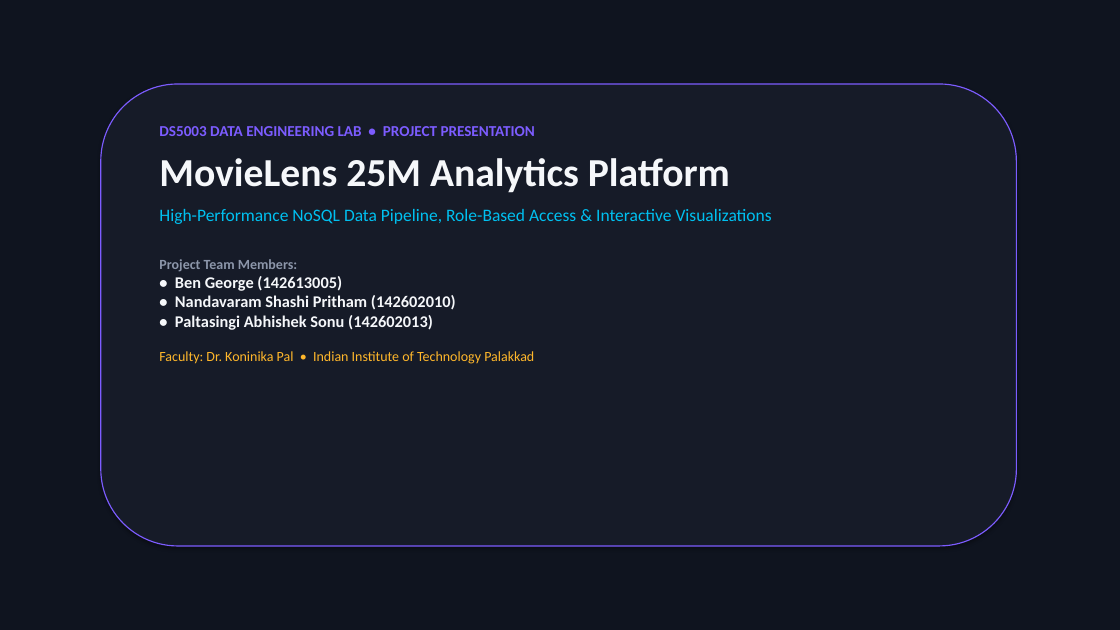
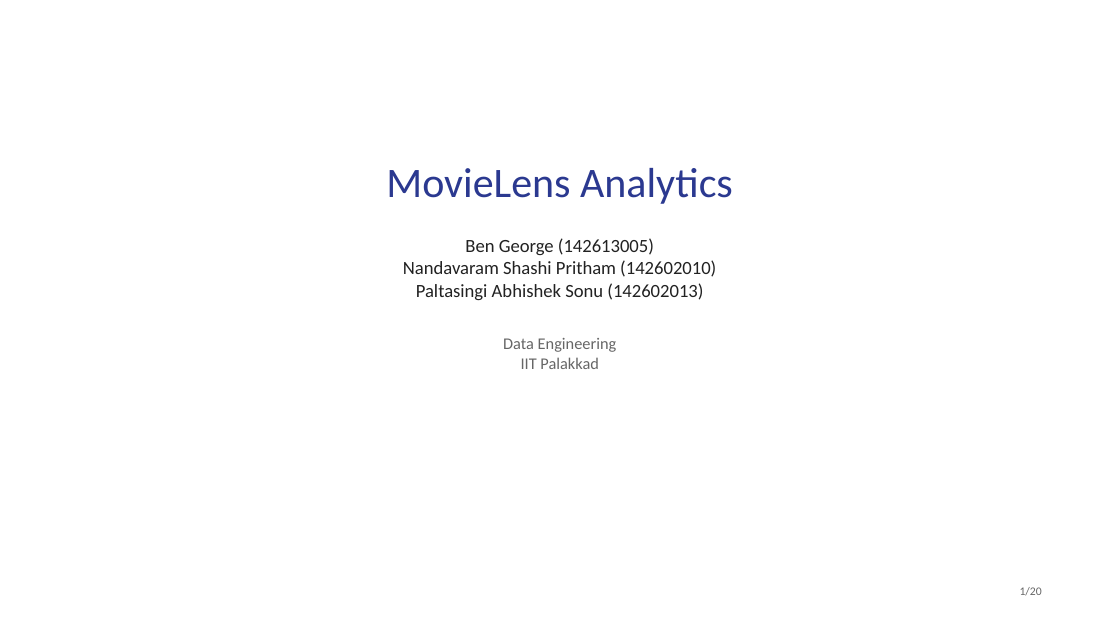
Before and after one commit to prithamnandavaram/movielens-data-engineering, a slide deck: slide 1 of presentation/MovieLens_Analytics_Presentation.pptx. Drawn at 1120x630 pixels with LibreOffice and Linux fonts; fonts in the diff are those of the drawing. Boxes give left, top, right and bottom in pixels: in the first picture for what was removed or moved away, otherwise in the second. Text is boxed around its words. In the diff, an @@ line names an element or a change of style, - is before the commit and + after.

```diff
--- a/presentation/MovieLens_Analytics_Presentation.pptx
+++ b/presentation/MovieLens_Analytics_Presentation.pptx
@@ background #0F141F to #FFFFFF @@
@@ rounded rectangle removed at (101, 84, 1017, 546) @@
@@ text at (386, 168, 733, 369): text changed; size 14 to 16 pt; text colour #F5F7FA to #222222; bold off @@
-DS5003 DATA ENGINEERING LAB • PROJECT PRESENTATION
-MovieLens 25M Analytics Platform
-High-Performance NoSQL Data Pipeline, Role-Based Access & Interactive Visualizations
-Project Team Members:
-• Ben George (142613005)
-• Nandavaram Shashi Pritham (142602010)
-• Paltasingi Abhishek Sonu (142602013)
-Faculty: Dr. Koninika Pal • Indian Institute of Technology Palakkad
+MovieLens Analytics
+Ben George (142613005)
+Nandavaram Shashi Pritham (142602010)
+Paltasingi Abhishek Sonu (142602013)
+Data Engineering
+IIT Palakkad
@@ text added at (1020, 587, 1042, 596), 10 pt, text #666666 @@
+1/20
```
Also in this commit, not shown: 8 other slides changed, 11 slides added, 11 slides removed, 2 other files.
